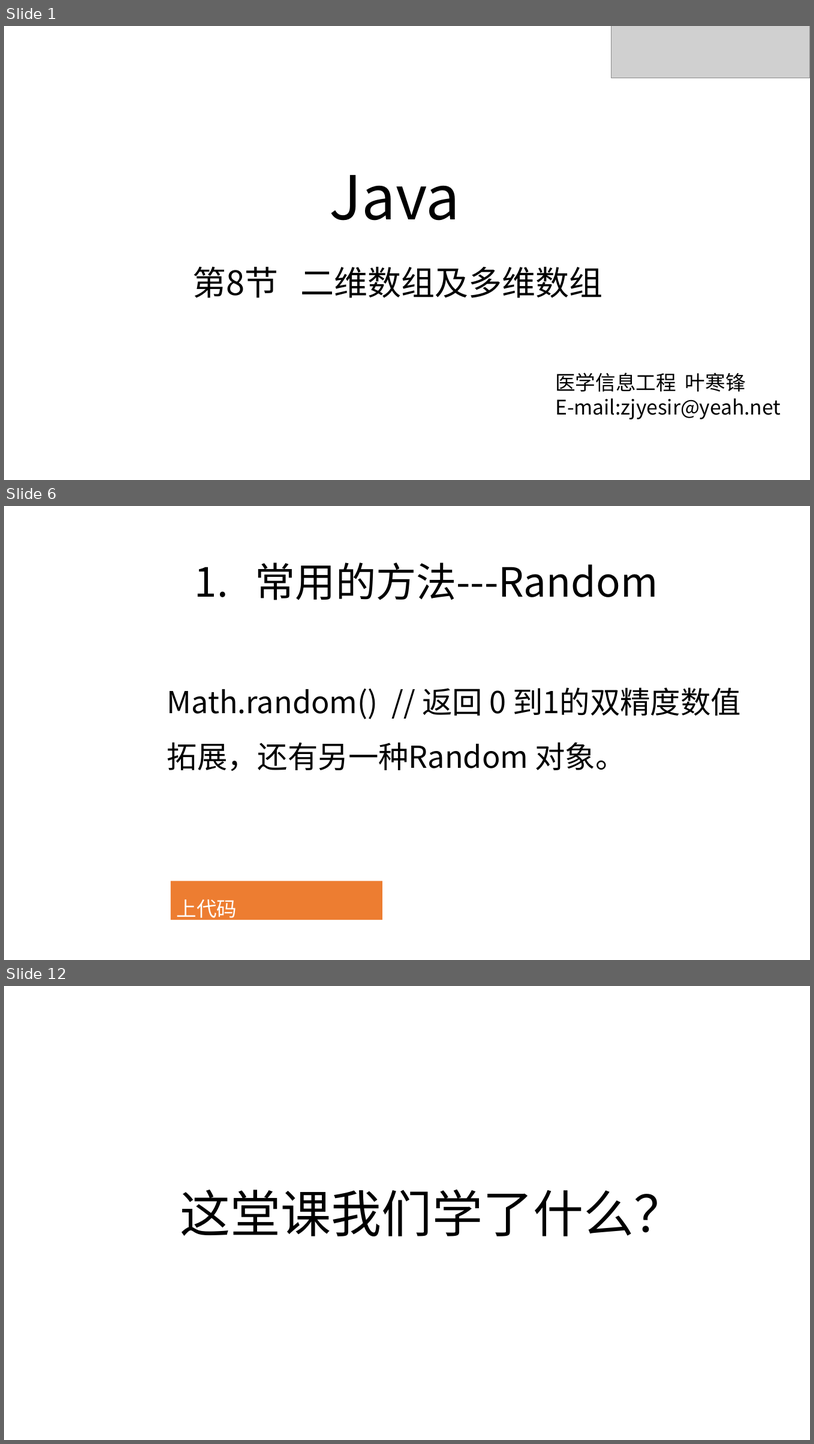
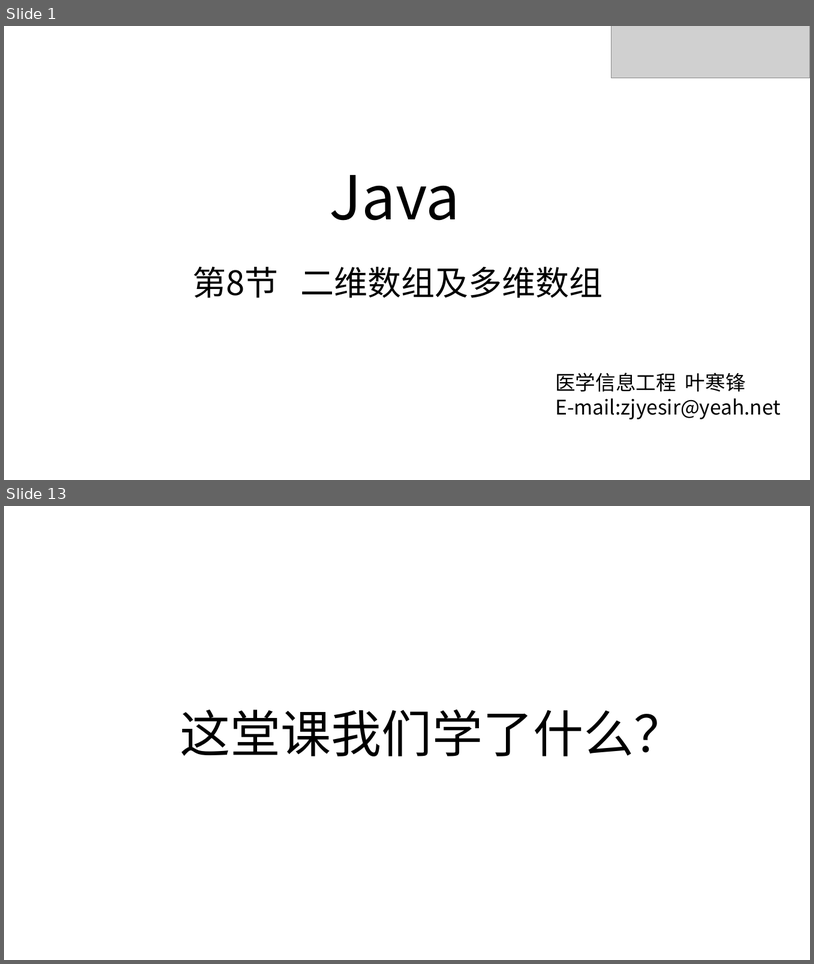
Before and after one commit to zjyesir/hmc_java_1, a slide deck: ppt/8. 二维数组.pptx. Shown one above the other, each under a label of ours: slides 1, 6 and 12 before the commit, slides 1 and 13 after it; the slides between them are not shown. The pictures are 814x1444 and 814x964 pixels, drawn with LibreOffice and Linux fonts; fonts in the diff are those of the drawing; grey boxes stand for pictures; background and template pictures are left out. Boxes give left, top, right and bottom in pixels: in the first picture for what was removed or moved away, otherwise in the second. Text is boxed around its words. In the diff, an @@ line names an element or a change of style, - is before the commit and + after.

```diff
--- a/ppt/8. 二维数组.pptx
+++ b/ppt/8. 二维数组.pptx
@@ slide 6 removed at (x1=4, y1=506, x2=810, y2=960), background picture (left out) @@
@@ text removed at (x1=255, y1=562, x2=659, y2=600) @@
-1. 常用的方法---Random
@@ text removed at (x1=167, y1=687, x2=741, y2=771) @@
-Math.random() // 返回 0 到1的双精度数值
-拓展，还有另一种Random 对象。
@@ rectangle removed at (x1=171, y1=880, x2=383, y2=919) @@
-上代码
@@ what was slide 12 is now slide 13 @@
```
Also in this commit, not shown: 1 slide changed, 10 slides added, 8 other slides removed, 2 other files.
